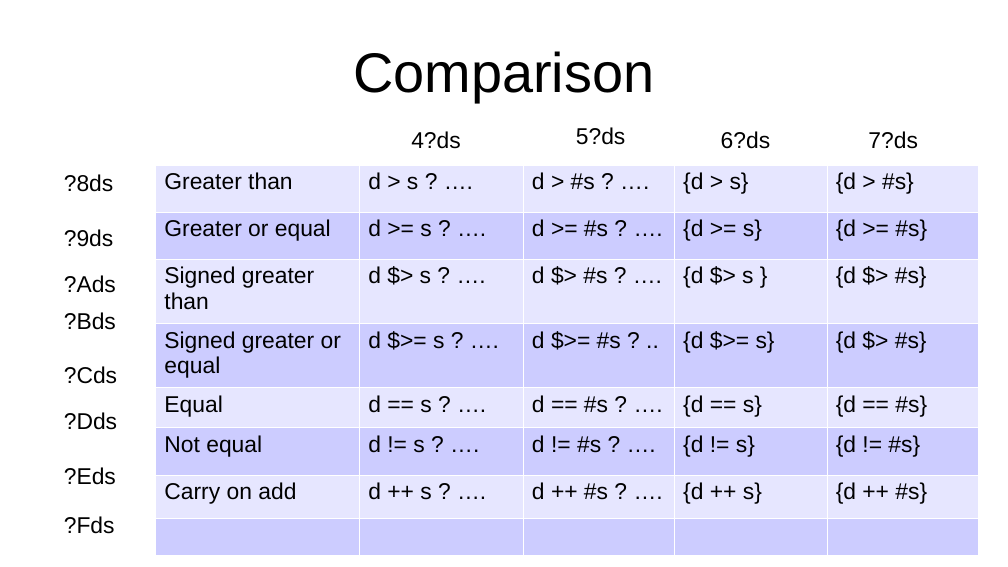
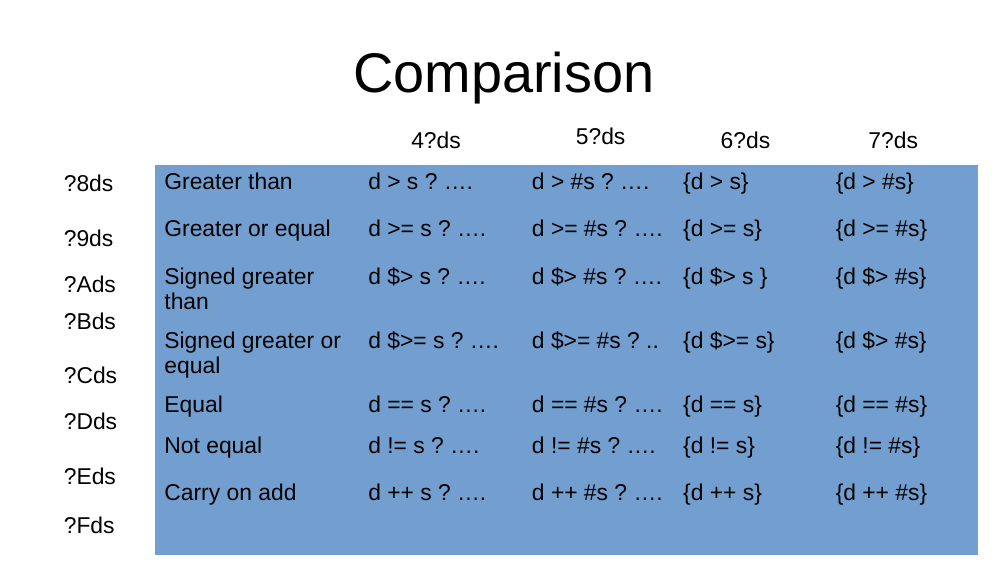
Before and after one commit to jeceljr/baby42, a slide deck: slide 17 of doc/baby42_slides.odp. Drawn at 1008x567 pixels with LibreOffice and Linux fonts; fonts in the diff are those of the drawing. Boxes give left, top, right and bottom in pixels: in the first picture for what was removed or moved away, otherwise in the second. Text is boxed around its words. In the diff, an @@ line names an element or a change of style, - is before the commit and + after.

```diff
--- a/doc/baby42_slides.odp
+++ b/doc/baby42_slides.odp
@@ table at (155, 165, 979, 548) @@
@@ fill #E6E6FF to #729FCF in 20 cells @@
@@ fill #CCCCFF to #729FCF in 20 cells @@
@@ borders changed @@
```
Also in this commit, not shown: 14 other slides changed, 1 other file.
